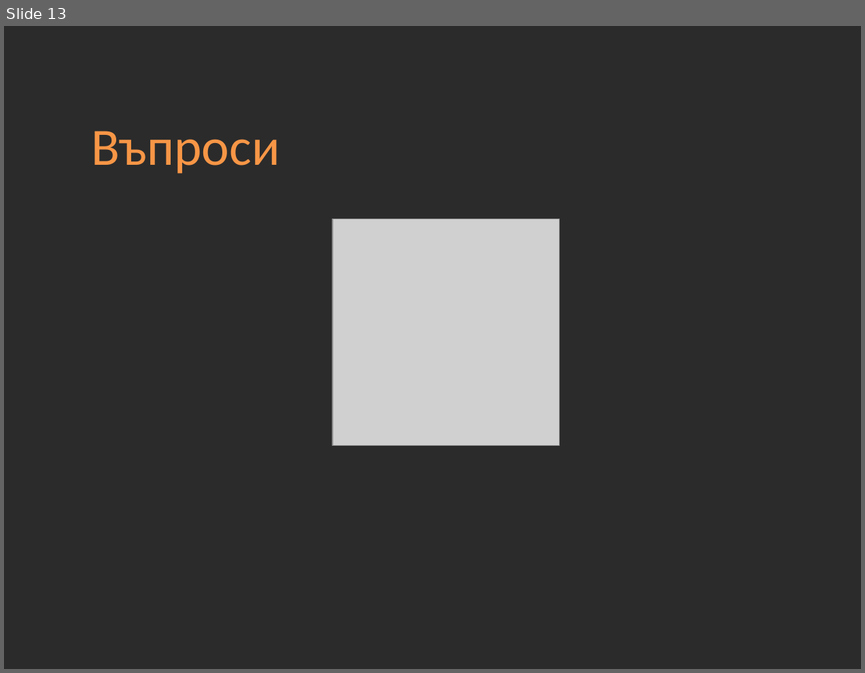
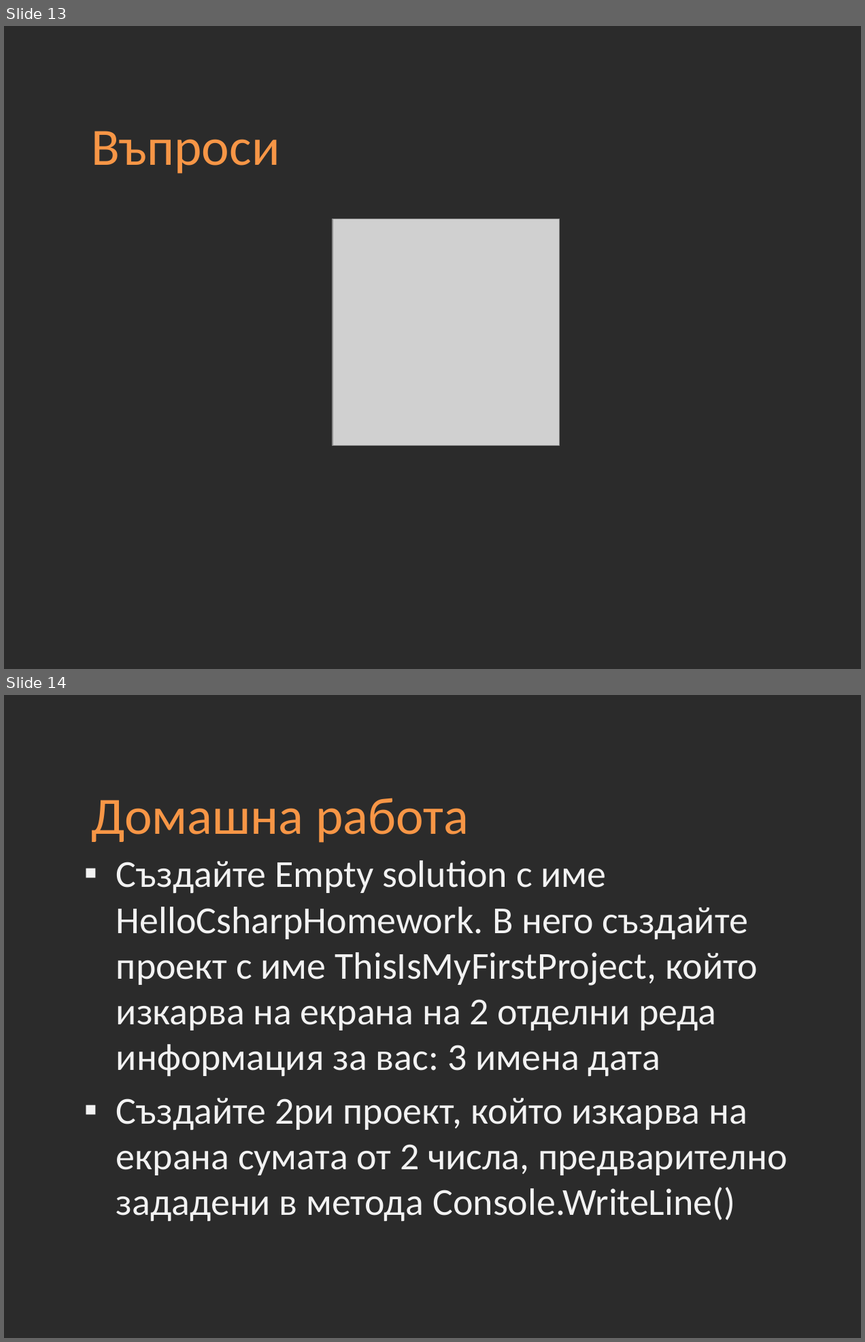
Before and after one commit to Academy-Soft-Intellect/Dot-Net-Course, a slide deck: 02-C#-DotNET-VS2013.pptx. Shown one above the other, each under a label of ours: slide 13 before the commit, slides 13 and 14 after it. The pictures are 865x673 and 865x1342 pixels, drawn with LibreOffice and Linux fonts; fonts in the diff are those of the drawing; grey boxes stand for pictures; background and template pictures are left out; a plain dark background stands for a picture behind light text. Boxes give left, top, right and bottom in pixels: in the first picture for what was removed or moved away, otherwise in the second. Text is boxed around its words. In the diff, an @@ line names an element or a change of style, - is before the commit and + after.

```diff
--- a/02-C#-DotNET-VS2013.pptx
+++ b/02-C#-DotNET-VS2013.pptx
@@ slide 14 added at box(4, 695, 861, 1338), background picture (left out) @@
@@ title added at box(91, 798, 468, 843), 44 pt, text #F79646 @@
+Домашна работа
@@ text added at box(116, 860, 787, 1221), 32 pt, text #F2F2F2 @@
+▪ Създайте Empty solution с име HelloCsharpHomework. В него създайте проект с име ThisIsMyFirstProject, който изкарва на екрана на 2 отделни реда информация за вас: 3 имена дата
+▪ Създайте 2ри проект, който изкарва на екрана сумата от 2 числа, предварително зададени в метода Console.WriteLine()
```
Also in this commit, not shown: 1 slide changed, 1 slide removed, 11 other files.
